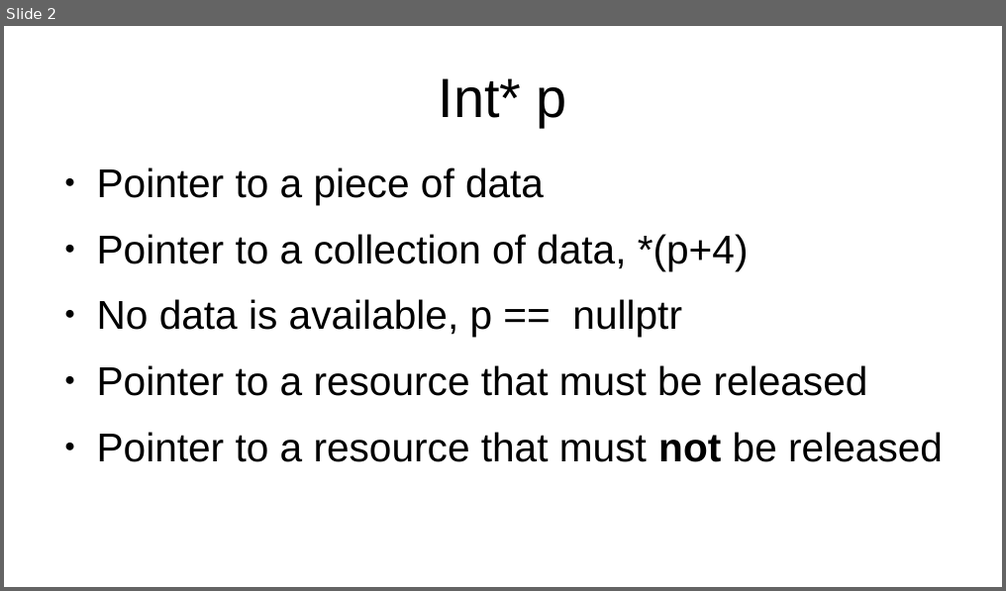
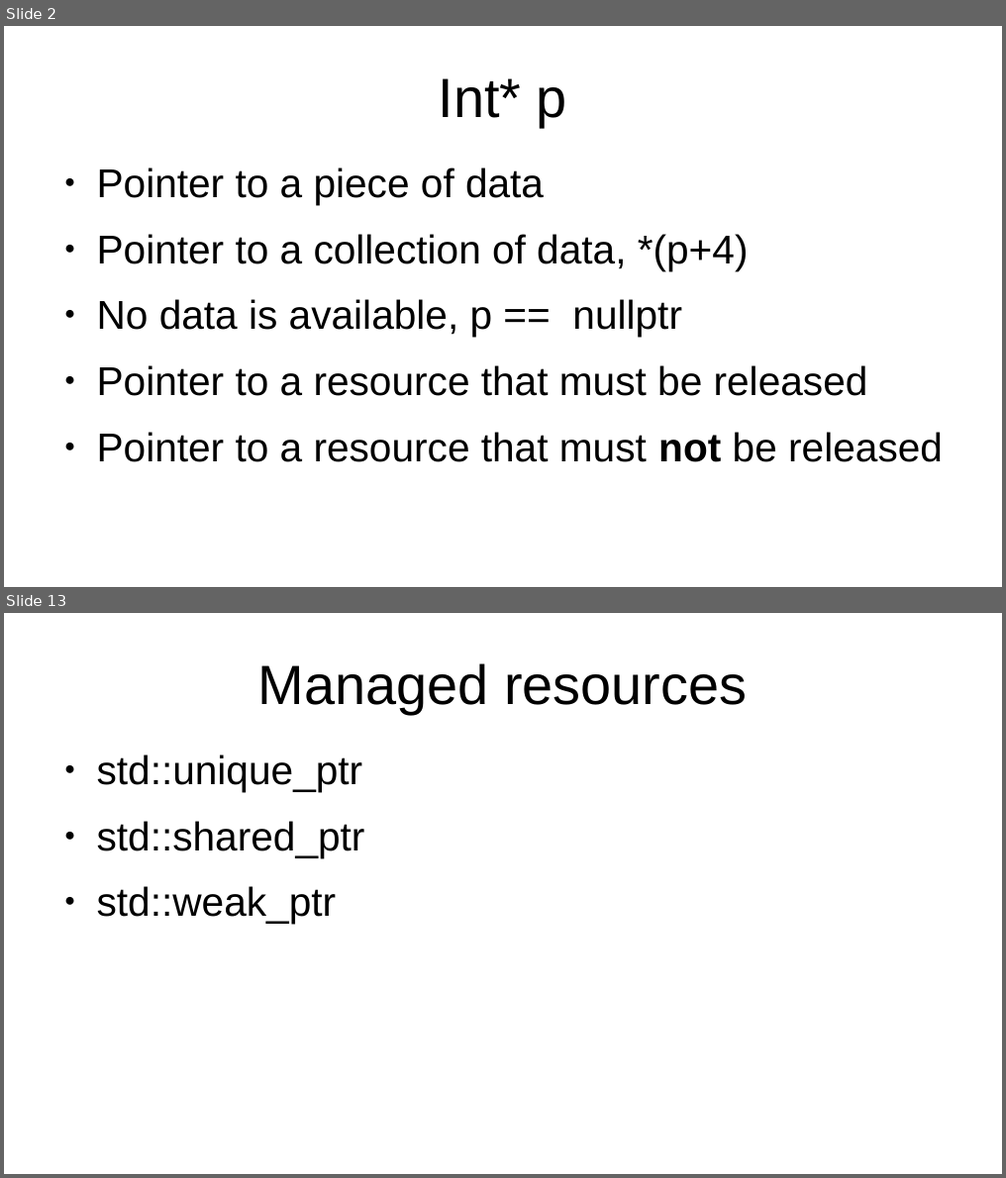
Before and after one commit to marcpawl/nullptr, a slide deck: slideshow.odp. Shown one above the other, each under a label of ours: slide 2 before the commit, slides 2 and 13 after it; the slides between them are not shown. The pictures are 1006x591 and 1006x1178 pixels, drawn with LibreOffice and Linux fonts; fonts in the diff are those of the drawing. Boxes give left, top, right and bottom in pixels: in the first picture for what was removed or moved away, otherwise in the second. Text is boxed around its words. In the diff, an @@ line names an element or a change of style, - is before the commit and + after.

Commit message:
Add slides about shared_ptr

```diff
--- a/slideshow.odp
+++ b/slideshow.odp
@@ slide 13 added at box(4, 613, 1002, 1174), background #FFFFFF @@
@@ title added at box(258, 663, 746, 714), 44 pt, text #000000 @@
+Managed resources
@@ text added at box(97, 755, 365, 924), 32 pt, text #000000 @@
+● std::unique_ptr
+● std::shared_ptr
+● std::weak_ptr
```
Also in this commit, not shown: 13 other slides added.
